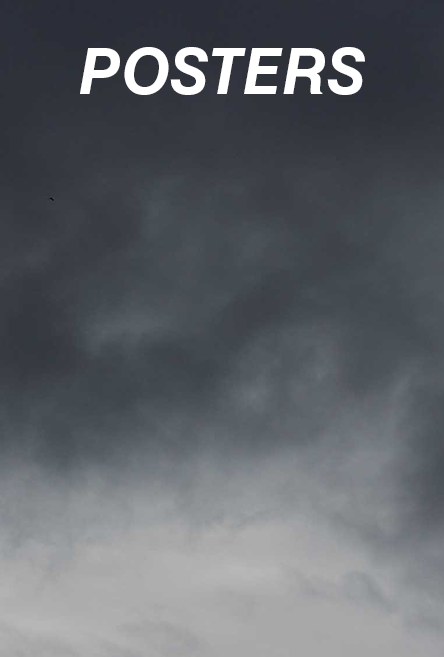
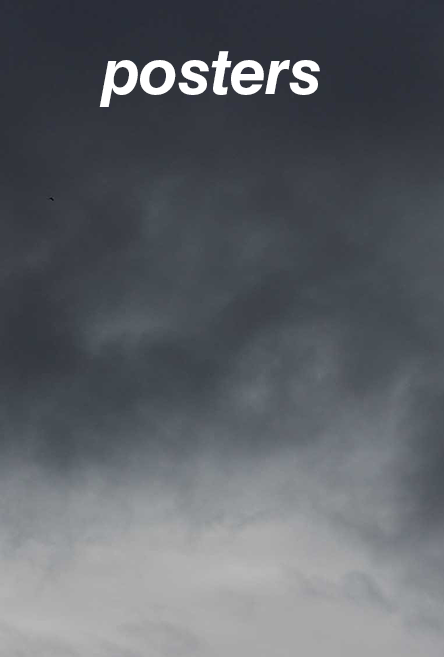
Two versions of the same layered image (w=444, h=657). Layer-by-layer changes:
renamed "POSTERS" to "posters", painted on it over [80, 47, 365, 107]
